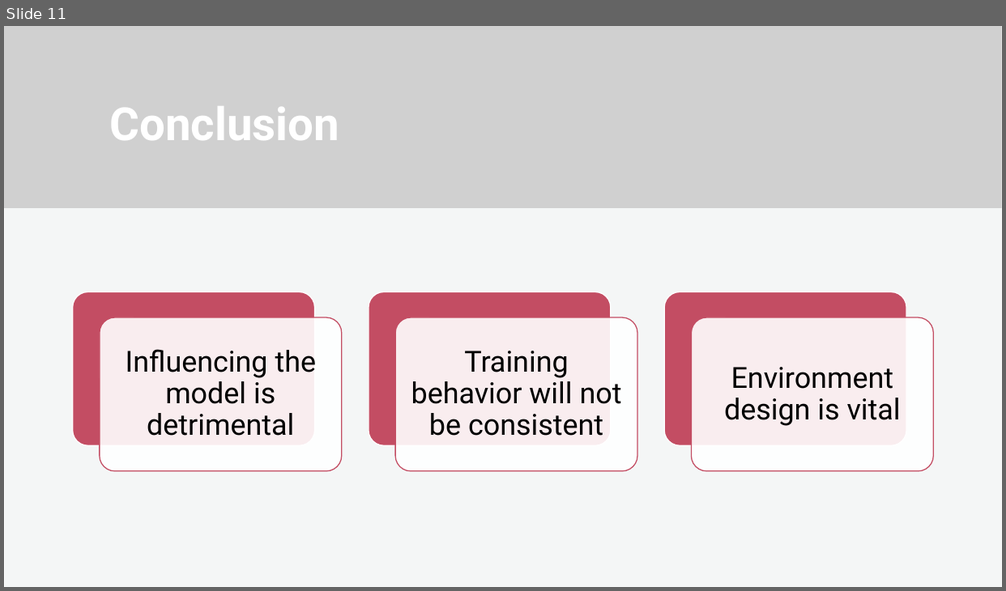
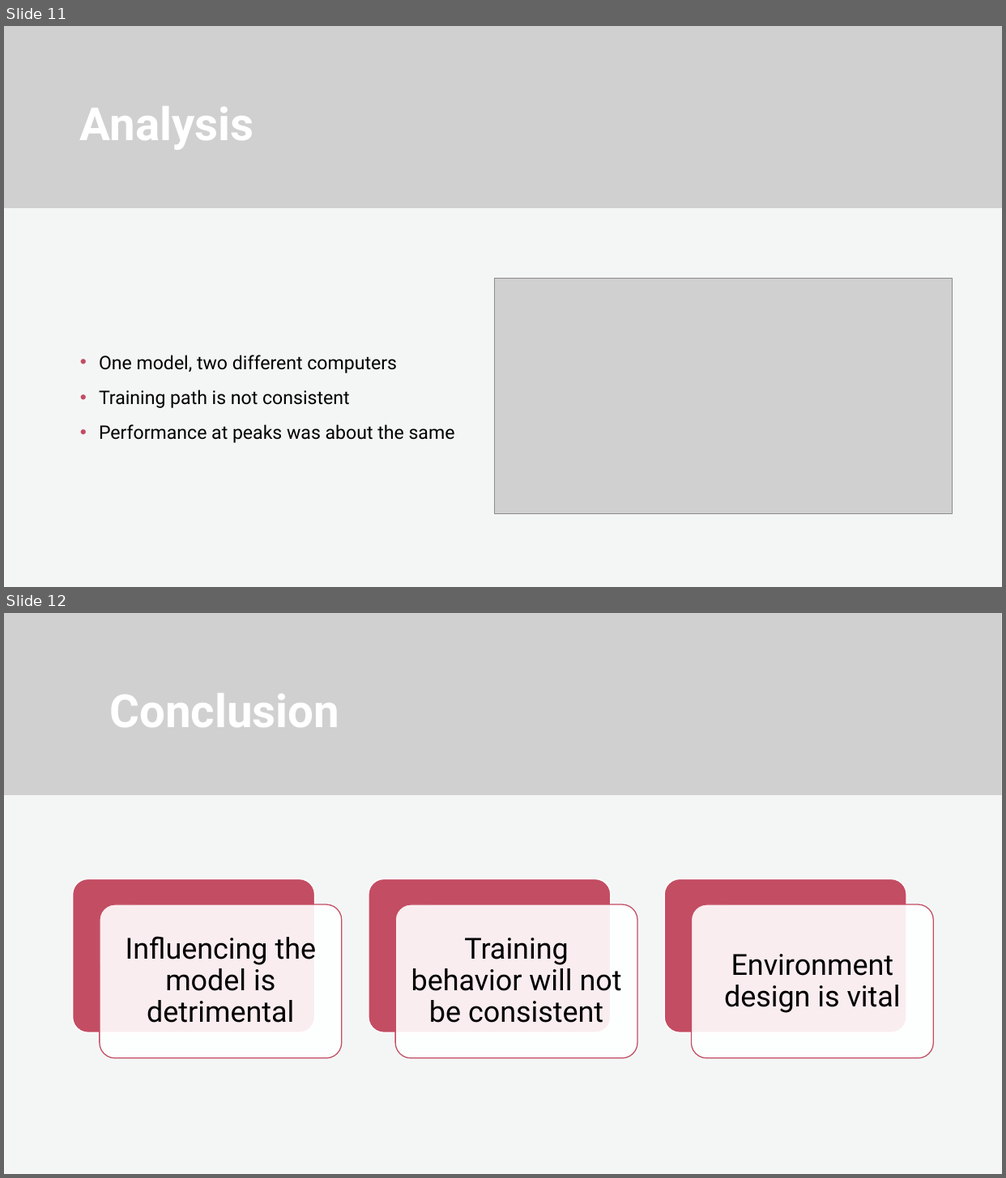
Before and after one commit to rebeljedi999/TheCTeam, a slide deck: final_presentation.pptx. Shown one above the other, each under a label of ours: slide 11 before the commit, slides 11 and 12 after it. The pictures are 1006x591 and 1006x1178 pixels, drawn with LibreOffice and Linux fonts; fonts in the diff are those of the drawing; grey boxes stand for pictures; background and template pictures are left out. Boxes give left, top, right and bottom in pixels: in the first picture for what was removed or moved away, otherwise in the second. Text is boxed around its words. In the diff, an @@ line names an element or a change of style, - is before the commit and + after.

Commit message:
updated presentation and readme

```diff
--- a/final_presentation.pptx
+++ b/final_presentation.pptx
@@ slide 11 added at (x1=4, y1=26, x2=1002, y2=587), background #FFFFFF @@
@@ rectangle added at (x1=4, y1=26, x2=1002, y2=587), fill #FFFFFF @@
@@ rectangle added at (x1=4, y1=26, x2=1002, y2=587), fill #F0F3F3 at 70% opacity @@
@@ rectangle added at (x1=4, y1=26, x2=1002, y2=208), fill #2A2352 @@
@@ picture added at (x1=4, y1=26, x2=1002, y2=208) @@
@@ title added at (x1=80, y1=106, x2=254, y2=150), 44 pt, text #FFFFFF, bold @@
+Analysis
@@ picture added at (x1=495, y1=278, x2=953, y2=514) @@
@@ text added at (x1=99, y1=355, x2=455, y2=443), 18 pt, text #000000 @@
+• One model, two different computers
+• Training path is not consistent
+• Performance at peaks was about the same
@@ what was slide 11 is now slide 12 @@
```
Also in this commit, not shown: 1 other file.
